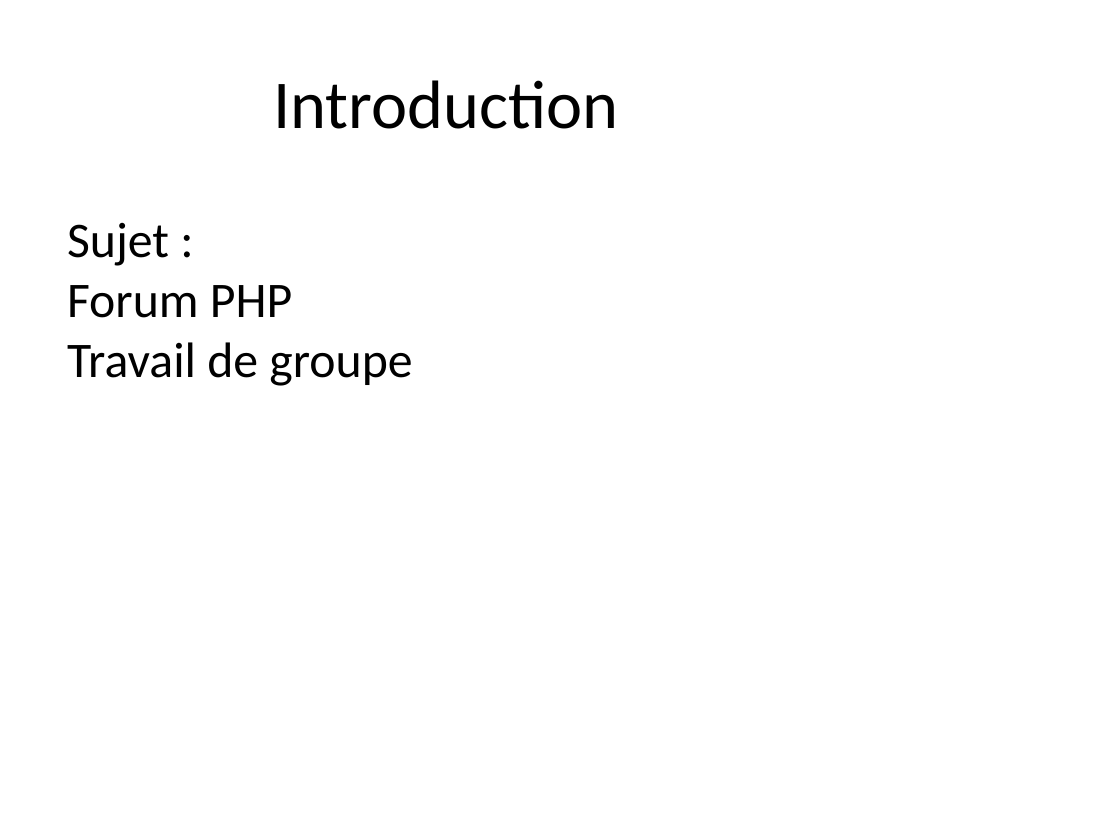
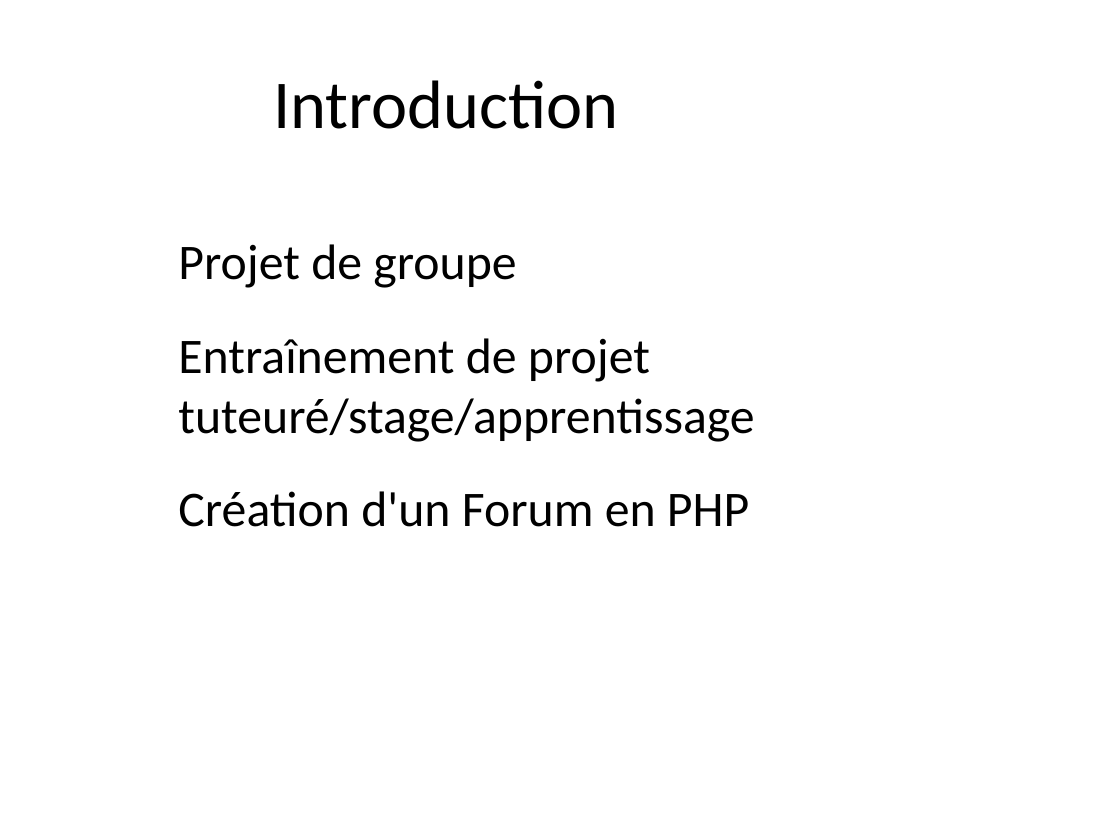
Before and after one commit to CauzYolo/Forum, a slide deck: slide 2 of Forum_V4/Forum.pptx. Drawn at 1120x840 pixels with LibreOffice and Linux fonts; fonts in the diff are those of the drawing; background and template pictures are left out. Boxes give left, top, right and bottom in pixels: in the first picture for what was removed or moved away, otherwise in the second. Text is boxed around its words. In the diff, an @@ line names an element or a change of style, - is before the commit and + after.

```diff
--- a/Forum_V4/Forum.pptx
+++ b/Forum_V4/Forum.pptx
@@ text at [178,244,754,527]: text changed @@
-Sujet :
-Forum PHP
-Travail de groupe
+Projet de groupe
+Entraînement de projet tuteuré/stage/apprentissage
+Création d'un Forum en PHP
```
Also in this commit, not shown: 4 other slides changed, 1 slide added, 1 slide removed, 8 other files.
